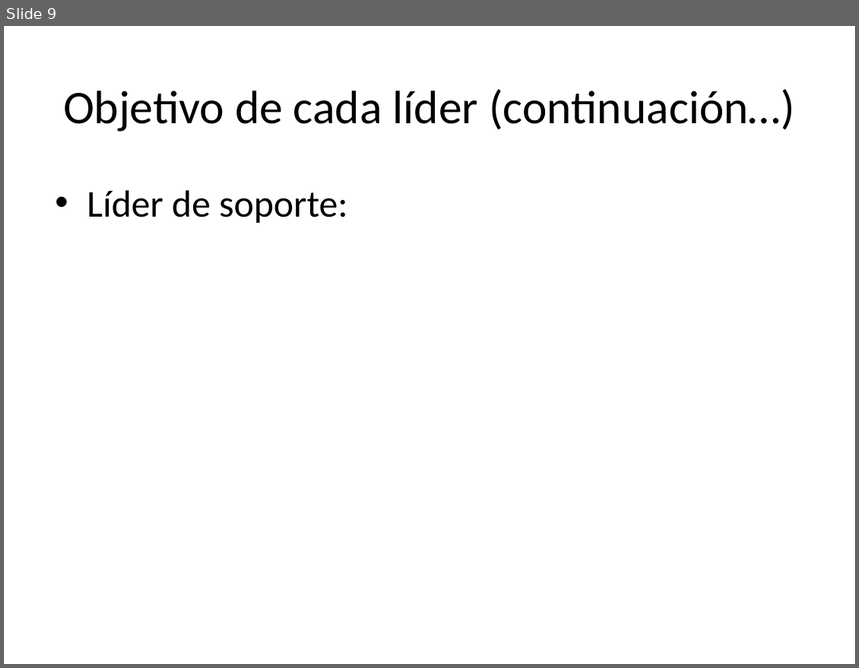
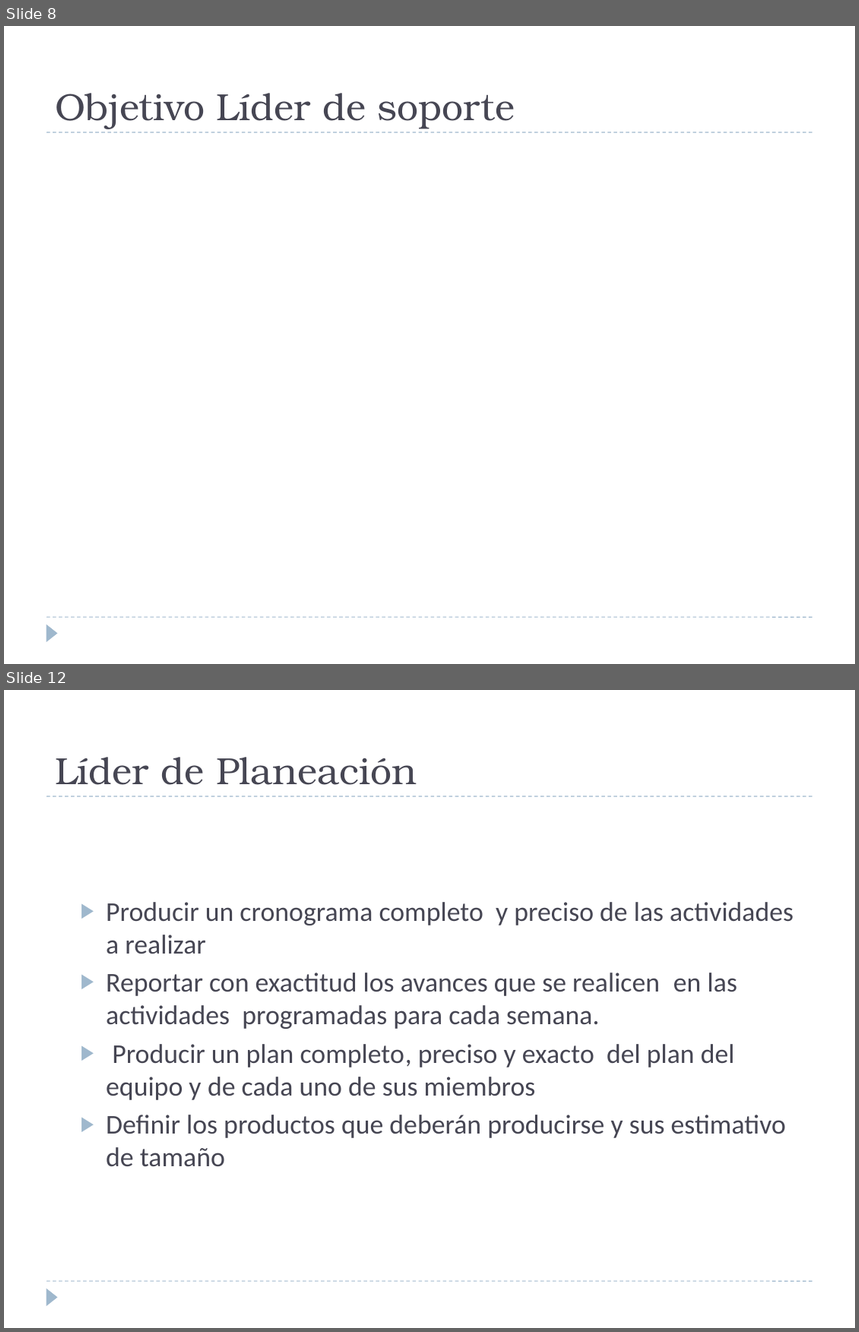
Before and after one commit to heberjp/proyecto-tsp-sistema-comidas-rapidas, a slide deck: 1 - Planeacion/2 - Estrategia/Vison General TCP.pptx. Shown one above the other, each under a label of ours: slide 9 before the commit, slides 8 and 12 after it; the slides between them are not shown. The pictures are 859x668 and 859x1332 pixels, drawn with LibreOffice and Linux fonts; fonts in the diff are those of the drawing. Boxes give left, top, right and bottom in pixels: in the first picture for what was removed or moved away, otherwise in the second. Text is boxed around its words. In the diff, an @@ line names an element or a change of style, - is before the commit and + after.

```diff
--- a/1 - Planeacion/2 - Estrategia/Vison General TCP.pptx
+++ b/1 - Planeacion/2 - Estrategia/Vison General TCP.pptx
@@ slide 12 added at [4,690,855,1328], background #FFFFFF; not listed: 3 template elements that a slide beside it also shows @@
@@ title added at [55,757,417,785], 32 pt, text #464653 @@
+Líder de Planeación
@@ text added at [106,902,794,1167], 23 pt, text #464653 @@
+  ▶ Producir un cronograma completo y preciso de las actividades a realizar
+  ▶ Reportar con exactitud los avances que se realicen en las actividades programadas para cada semana.
+  ▶ Producir un plan completo, preciso y exacto del plan del equipo y de cada uno de sus miembros
+  ▶ Definir los productos que deberán producirse y sus estimativo de tamaño
@@ what was slide 9 is now slide 8 @@
@@ slide 8 changed as well @@
@@ title "Objetivo Líder de soporte" at [55,93,515,129]: vertical alignment middle to bottom @@
@@ title at [55,93,515,129]: text changed; size 39.6 to 32 pt; font Calibri to TeX Gyre Bonum; text colour #000000 to #464653 @@
-Objetivo de cada líder (continuación…)
+Objetivo Líder de soporte
@@ line added from (47, 132) to (813, 132), #9FB8CD 0.75 pt dashed @@
@@ text removed at [87,190,348,223] @@
-• Líder de soporte:
@@ line added from (47, 617) to (813, 617), #9FB8CD 0.75 pt dashed @@
@@ triangle added at [47,624,58,642], fill #9FB8CD @@
```
Also in this commit, not shown: 10 other slides changed, 8 other slides added, 7 slides removed.
